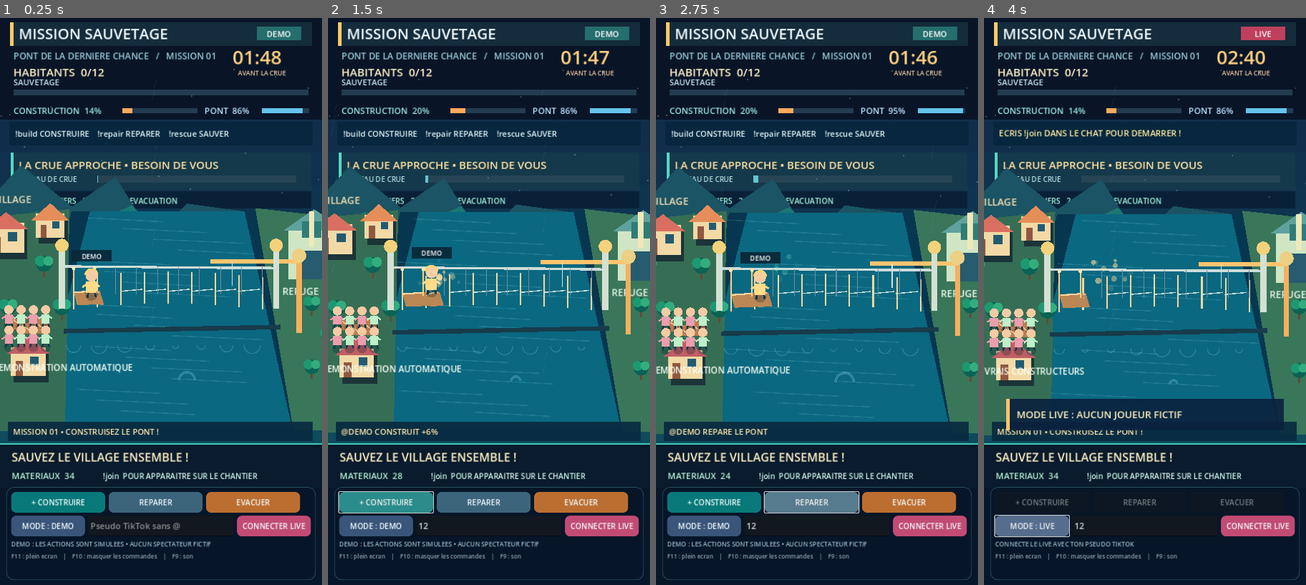
Above: before the commit, frames 1-4 (left to right).
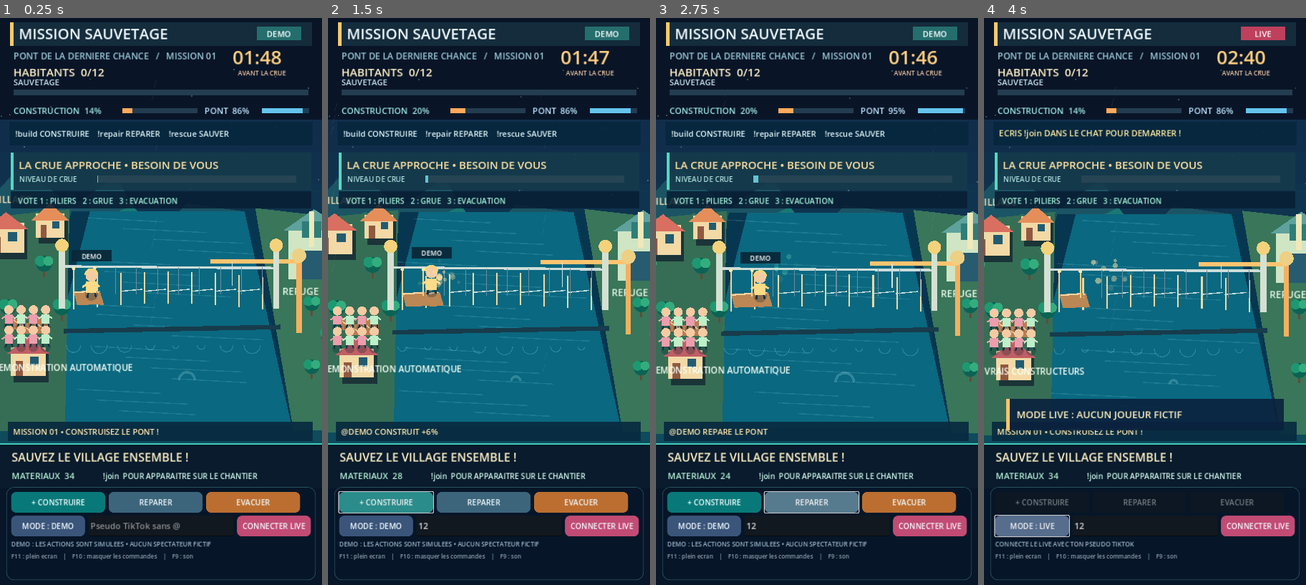
Above: after the commit, the same moments.

Repository: Hsergo/LIVE-BATTLES
Game: Godot game, scene res://main.tscn
Same seed, same stepped clock (60 frames per second), same inputs: the game is played once before the commit and once after it.
Inputs (mouse positions are in pixels of both pictures, inside the frame that each line leads up to):
- Up to frame 1 (0.25 s): no input
- Up to frame 2 (1.5 s): click (489, 528) at 0.52 s; type "12" at 0.6 s; click "+ CONSTRUIRE" at 1.25 s
- Up to frame 3 (2.75 s): click "REPARER" at 2 s
- Up to frame 4 (4 s): click "EVACUER" at 2.75 s; click "MODE : DEMO" at 3.5 s

The runs differ from the first frame. In frame 1, 1.0% of the frame differs, in the area x 3-88%, y 23-34%; in frame 2, 1.0%; in frame 3, 0.9%; in frame 4, 0.9%.

Commit message:
fix(rescue): couches HUD au-dessus des animations meteo et du decor

Diff:
--- a/rescue/game/scripts/main.gd
+++ b/rescue/game/scripts/main.gd
@@ -321,8 +321,6 @@
 
 func _draw() -> void:
 	_draw_base()
-	_draw_header()
-	_draw_emergency_card()
 	var zoom := 1.14 + sin(clock*0.18)*0.013
 	var camera_pan := Vector2(
 		-50.0 + sin(clock*0.34)*2.6 + randf_range(-shake,shake)*11.0,
@@ -337,7 +335,9 @@
 	_draw_weather()
 	_draw_fx()
 	draw_set_transform(Vector2.ZERO,0.0,Vector2.ONE)
+	_draw_header()
 	_draw_scene_legend()
+	_draw_emergency_card()
 	_draw_footer()
 	if banner_life > 0:
 		_rect(50,861,620,71,Color("#0a213de8"))
